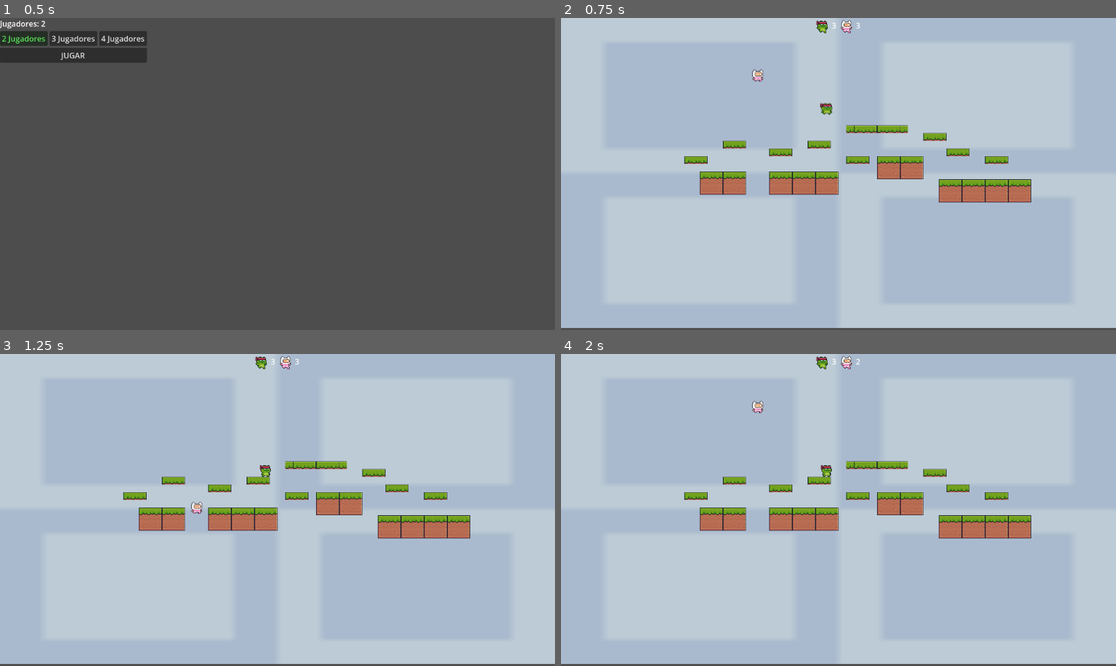
Above: before the commit, frames 1-4 (two rows, left to right).
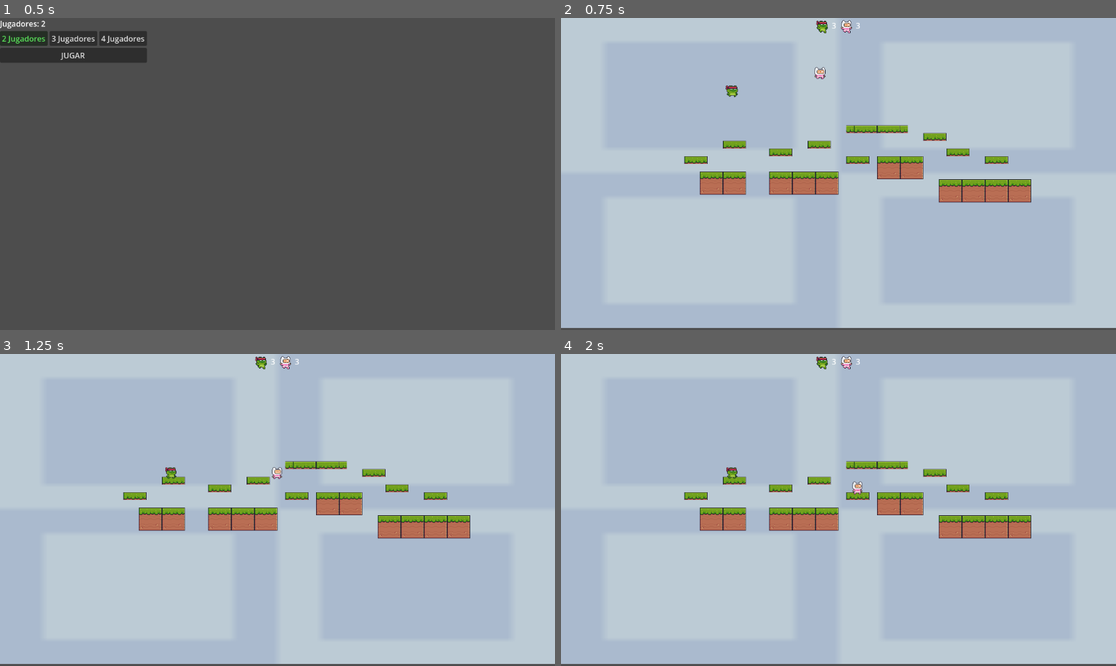
Above: after the commit, the same moments.

Repository: RauGon8/UT4-_Proyecto_final_Escena_2D-jugable_en_Godot
Game: Godot game, scene res://menu.tscn
Two runs of this game, one before a commit and one after it. Both use one fixed random seed, a clock stepped at 60 frames per second and the inputs below.
Inputs:
- Up to frame 1 (0.5 s): no input
- Up to frame 2 (0.75 s): click "JUGAR" at 0.5 s
- Up to frame 3 (1.25 s): no input
- Up to frame 4 (2 s): tap Enter at 1.25 s

Frame 1 is identical in both runs. In frame 2, 0.3% of the frame differs, in the area x 29-49%, y 15-32%; in frame 3, 0.3%; in frame 4, 0.3%.

Commit message:
Mejorar sistema de empuje con variable unificada empuje_recibido

Diff:
--- a/character_body_2d.gd
+++ b/character_body_2d.gd
@@ -2,16 +2,21 @@
 
 const SPEED = 300.0
 const JUMP_VELOCITY = -400.0
+const FUERZA_EMPUJE = 250
 
 @export var player_id: int = 1
 
 @onready var anim = $AnimatedSprite2D
-@onready var respawn_point = $"../Respawn_player1"
+@onready var zona_empuje = $ZonaEmpuje
 
+var respawn_point: Node2D
 var current_respawn_position: Vector2
 var vidas: int = 3
+var mirando_derecha: bool = true
+var empuje_recibido: float = 0.0
 
 func _ready() -> void:
+	respawn_point = get_node("../Respawn_player%d" % player_id)
 	global_position = respawn_point.global_position
 	current_respawn_position = respawn_point.global_position
 
@@ -28,11 +33,14 @@
 
 	var direction := Input.get_axis(accion_izquierda, accion_derecha)
 
+	# Un solo cálculo de velocity.x que tiene en cuenta input y empuje
+	velocity.x = direction * SPEED + empuje_recibido
+	empuje_recibido = 0.0
+
 	if direction != 0:
-		velocity.x = direction * SPEED
 		anim.flip_h = direction < 0
-	else:
-		velocity.x = move_toward(velocity.x, 0, SPEED)
+		mirando_derecha = direction > 0
+		zona_empuje.scale.x = 1 if mirando_derecha else -1
 
 	if not is_on_floor():
 		if anim.animation != "salto":
@@ -44,15 +52,27 @@
 		if anim.animation != "idle":
 			anim.play("idle")
 
+	_aplicar_empuje()
 	move_and_slide()
 
 	if global_position.y > 750:
 		perder_vida()
 
+func _aplicar_empuje() -> void:
+	var cuerpos = zona_empuje.get_overlapping_bodies()
+	for cuerpo in cuerpos:
+		if cuerpo == self:
+			continue
+		if cuerpo.is_in_group("jugadores"):
+			var fuerza = FUERZA_EMPUJE if mirando_derecha else -FUERZA_EMPUJE
+			var resistiendo = (mirando_derecha and cuerpo.empuje_recibido + cuerpo.velocity.x < 0) or (not mirando_derecha and cuerpo.empuje_recibido + cuerpo.velocity.x > 0)
+			cuerpo.empuje_recibido = fuerza
+
 func perder_vida() -> void:
 	vidas -= 1
 	global_position = current_respawn_position
 	velocity = Vector2.ZERO
+	empuje_recibido = 0.0
 
 	var hud = get_tree().get_first_node_in_group("hud")
 	if hud:
--- /dev/null
+++ b/fin.gd
@@ -0,0 +1,14 @@
+extends Control
+
+@onready var label_ganador = $Contenedor/LabelGanador
+@onready var btn_repetir = $Contenedor/BtnRepetir
+@onready var btn_menu = $Contenedor/BtnMenu
+
+func _ready() -> void:
+	label_ganador.text = "¡Jugador %d gana!" % Global.ganador
+
+func _on_btn_repetir_pressed() -> void:
+	get_tree().change_scene_to_file("res://node_2d.tscn")
+
+func _on_btn_menu_pressed() -> void:
+	get_tree().change_scene_to_file("res://menu.tscn")
--- /dev/null
+++ b/fin.tscn
@@ -0,0 +1,29 @@
+[gd_scene format=3 uid="uid://c4byrljq67xo"]
+
+[ext_resource type="Script" uid="uid://dvhjigypuxvcs" path="res://fin.gd" id="1_7gwgi"]
+
+[node name="Control" type="Control" unique_id=1740264462]
+layout_mode = 3
+anchors_preset = 0
+offset_right = 40.0
+offset_bottom = 40.0
+script = ExtResource("1_7gwgi")
+
+[node name="Contenedor" type="VBoxContainer" parent="." unique_id=1715746099]
+layout_mode = 0
+offset_right = 40.0
+offset_bottom = 40.0
+
+[node name="LabelGanador" type="Label" parent="Contenedor" unique_id=998806912]
+layout_mode = 2
+
+[node name="BtnRepetir" type="Button" parent="Contenedor" unique_id=2081293900]
+layout_mode = 2
+text = "Repetir"
+
+[node name="BtnMenu" type="Button" parent="Contenedor" unique_id=1132592881]
+layout_mode = 2
+text = "Menú Principal"
+
+[connection signal="pressed" from="Contenedor/BtnRepetir" to="." method="_on_btn_repetir_pressed"]
+[connection signal="pressed" from="Contenedor/BtnMenu" to="." method="_on_btn_menu_pressed"]
--- a/global.gd
+++ b/global.gd
@@ -2,3 +2,5 @@
 
 # Número de jugadores seleccionados en el menú (2, 3 o 4)
 var num_jugadores: int = 2
+#Número para indicar qué jugador es el ganador
+var ganador: int = 0
--- a/node_2d.gd
+++ b/node_2d.gd
@@ -4,6 +4,8 @@
 @onready var player2 = $player2
 @onready var player3 = $player3
 @onready var player4 = $player4
+
+var jugadores: Array
 
 func _ready() -> void:
 	var num = Global.num_jugadores
@@ -13,3 +15,13 @@
 
 	player4.visible = num >= 4
 	player4.process_mode = Node.PROCESS_MODE_INHERIT if num >= 4 else Node.PROCESS_MODE_DISABLED
+
+	jugadores = [player1, player2]
+	if num >= 3: jugadores.append(player3)
+	if num >= 4: jugadores.append(player4)
+
+func _process(_delta: float) -> void:
+	var vivos = jugadores.filter(func(p): return is_instance_valid(p))
+	if vivos.size() == 1:
+		Global.ganador = vivos[0].player_id
+		get_tree().change_scene_to_file("res://fin.tscn")
--- a/node_2d.tscn
+++ b/node_2d.tscn
@@ -360,6 +360,9 @@
 [sub_resource type="RectangleShape2D" id="RectangleShape2D_0hol4"]
 size = Vector2(22, 23)
 
+[sub_resource type="RectangleShape2D" id="RectangleShape2D_nr8wp"]
+size = Vector2(843, 34)
+
 [sub_resource type="AtlasTexture" id="AtlasTexture_2hxjc"]
 atlas = ExtResource("6_d21ai")
 region = Rect2(0, 0, 32, 32)
@@ -542,6 +545,9 @@
 [sub_resource type="RectangleShape2D" id="RectangleShape2D_cjlbh"]
 size = Vector2(21, 22)
 
+[sub_resource type="RectangleShape2D" id="RectangleShape2D_d2bti"]
+size = Vector2(168.60004, 6.8)
+
 [sub_resource type="AtlasTexture" id="AtlasTexture_cjlbh"]
 atlas = ExtResource("8_rj586")
 region = Rect2(0, 0, 32, 32)
@@ -640,6 +646,9 @@
 [sub_resource type="RectangleShape2D" id="RectangleShape2D_wqmsq"]
 size = Vector2(22, 24)
 
+[sub_resource type="RectangleShape2D" id="RectangleShape2D_ta5nu"]
+size = Vector2(792, 33)
+
 [sub_resource type="AtlasTexture" id="AtlasTexture_m7xe6"]
 atlas = ExtResource("9_4d7sh")
 region = Rect2(0, 0, 32, 32)
@@ -822,12 +831,27 @@
 [sub_resource type="RectangleShape2D" id="RectangleShape2D_j02gt"]
 size = Vector2(20, 26)
 
+[sub_resource type="RectangleShape2D" id="RectangleShape2D_flf07"]
+size = Vector2(798, 36)
+
 [node name="Node2D" type="Node2D" unique_id=1063954120]
 position = Vector2(0, -1)
 script = ExtResource("1_0h7mo")
 
 [node name="Respawn_player1" type="Marker2D" parent="." unique_id=1044358798]
-position = Vector2(48, -124)
+position = Vector2(355, 137)
+gizmo_extents = 0.0
+
+[node name="Respawn_player2" type="Marker2D" parent="." unique_id=664513665]
+position = Vector2(537, 100)
+gizmo_extents = 0.0
+
+[node name="Respawn_player3" type="Marker2D" parent="." unique_id=1576179695]
+position = Vector2(725, 161)
+gizmo_extents = 0.0
+
+[node name="Respawn_player4" type="Marker2D" parent="." unique_id=1476534684]
+position = Vector2(906, 80)
 gizmo_extents = 0.0
 
 [node name="Blue" type="Sprite2D" parent="." unique_id=458099220]
@@ -839,57 +863,78 @@
 tile_map_data = PackedByteArray("AAAhABQAAAAGAAAAAAAhABUAAAAGAAEAAAAhABYAAAAGAAIAAAAiABQAAAAHAAAAAAAiABUAAAAHAAEAAAAiAB …(2016 unchanged characters)…
 tile_set = SubResource("TileSet_q6r6c")
 
-[node name="player1" type="CharacterBody2D" parent="." unique_id=601899861]
-position = Vector2(139, -98)
+[node name="player1" type="CharacterBody2D" parent="." unique_id=601899861 groups=["jugadores"]]
+position = Vector2(612, 205)
 script = ExtResource("3_0hol4")
 
 [node name="AnimatedSprite2D" type="AnimatedSprite2D" parent="player1" unique_id=494472612]
-position = Vector2(503, 298)
 sprite_frames = SubResource("SpriteFrames_flf07")
 animation = &"salto"
 
 [node name="CollisionShape2D" type="CollisionShape2D" parent="player1" unique_id=1826985620]
-position = Vector2(503, 301.5)
 shape = SubResource("RectangleShape2D_0hol4")
 
-[node name="player2" type="CharacterBody2D" parent="." unique_id=594772474]
+[node name="ZonaEmpuje" type="Area2D" parent="player1" unique_id=333202950]
+
+[node name="CollisionShape2D" type="CollisionShape2D" parent="player1/ZonaEmpuje" unique_id=602796319]
+position = Vector2(434, 0)
+shape = SubResource("RectangleShape2D_nr8wp")
+
+[node name="player2" type="CharacterBody2D" parent="." unique_id=594772474 groups=["jugadores"]]
+position = Vector2(611, 258)
 script = ExtResource("3_0hol4")
 player_id = 2
 
 [node name="AnimatedSprite2D" type="AnimatedSprite2D" parent="player2" unique_id=1104291299]
-position = Vector2(360, 229)
 sprite_frames = SubResource("SpriteFrames_lbrxf")
 animation = &"salto"
 
 [node name="CollisionShape2D" type="CollisionShape2D" parent="player2" unique_id=1313297211]
-position = Vector2(360.5, 232)
 shape = SubResource("RectangleShape2D_cjlbh")
 
-[node name="player3" type="CharacterBody2D" parent="." unique_id=1845409733]
+[node name="ZonaEmpuje" type="Area2D" parent="player2" unique_id=2031448960]
+scale = Vector2(5, 5)
+
+[node name="CollisionShape2D" type="CollisionShape2D" parent="player2/ZonaEmpuje" unique_id=2047742420]
+position = Vector2(86.49999, 0.20000076)
+scale = Vector2(0.99999976, 0.99999976)
+shape = SubResource("RectangleShape2D_d2bti")
+
+[node name="player3" type="CharacterBody2D" parent="." unique_id=1845409733 groups=["jugadores"]]
+position = Vector2(806, 316)
 script = ExtResource("3_0hol4")
 player_id = 3
 
 [node name="AnimatedSprite2D" type="AnimatedSprite2D" parent="player3" unique_id=1568058167]
-position = Vector2(826, 254)
 sprite_frames = SubResource("SpriteFrames_m7xe6")
-animation = &"salto"
+animation = &"idle"
 
 [node name="CollisionShape2D" type="CollisionShape2D" parent="player3" unique_id=2133477987]
-position = Vector2(826, 258)
 shape = SubResource("RectangleShape2D_wqmsq")
 
-[node name="player4" type="CharacterBody2D" parent="." unique_id=1158527069]
+[node name="ZonaEmpuje" type="Area2D" parent="player3" unique_id=1087010889]
+
+[node name="CollisionShape2D" type="CollisionShape2D" parent="player3/ZonaEmpuje" unique_id=1339496014]
+position = Vector2(409, 0)
+shape = SubResource("RectangleShape2D_ta5nu")
+
+[node name="player4" type="CharacterBody2D" parent="." unique_id=1158527069 groups=["jugadores"]]
+position = Vector2(802, 141)
 script = ExtResource("3_0hol4")
 player_id = 4
 
 [node name="AnimatedSprite2D" type="AnimatedSprite2D" parent="player4" unique_id=1675344580]
-position = Vector2(455, 255)
 sprite_frames = SubResource("SpriteFrames_5fipt")
 animation = &"salto"
 
 [node name="CollisionShape2D" type="CollisionShape2D" parent="player4" unique_id=317717390]
-position = Vector2(456, 257)
 shape = SubResource("RectangleShape2D_j02gt")
+
+[node name="ZonaEmpuje" type="Area2D" parent="player4" unique_id=1946143989]
+
+[node name="CollisionShape2D" type="CollisionShape2D" parent="player4/ZonaEmpuje" unique_id=1891485366]
+position = Vector2(410, 0)
+shape = SubResource("RectangleShape2D_flf07")
 
 [node name="AudioStreamPlayer" type="AudioStreamPlayer" parent="." unique_id=1332875572]
 stream = ExtResource("11_hqns4")
Not shown, added: fin.gd.uid
